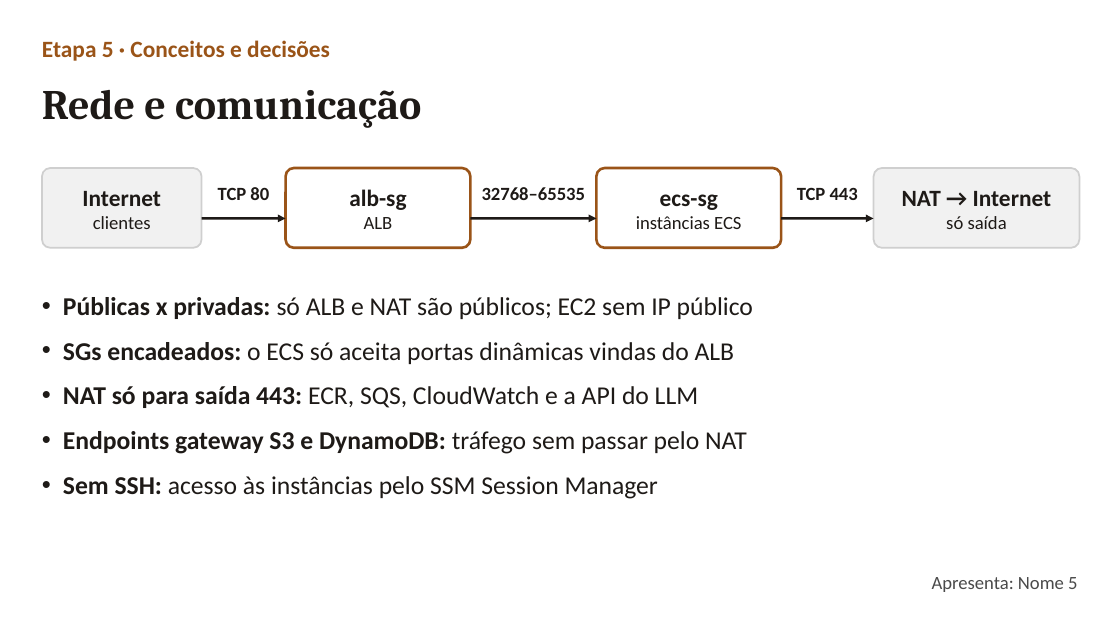
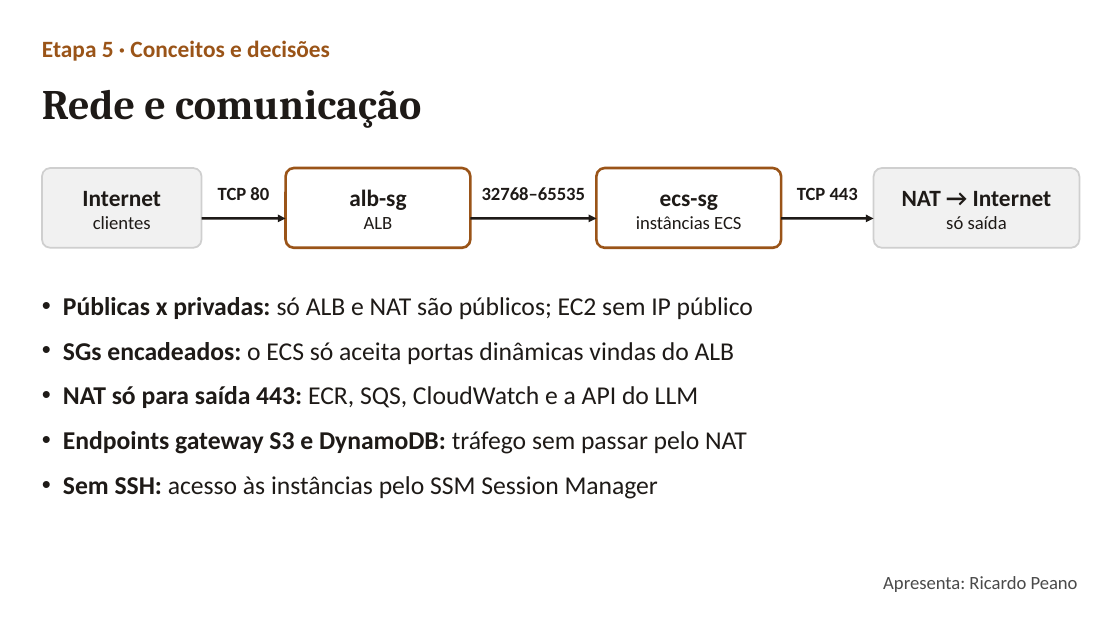
Before and after one commit to FelipeSuarez1/comercio-conversacional-aws, a slide deck: slide 10 of apresentacao/apresentacao-video.pptx. Drawn at 1120x630 pixels with LibreOffice and Linux fonts; fonts in the diff are those of the drawing. Boxes give left, top, right and bottom in pixels: in the first picture for what was removed or moved away, otherwise in the second. Text is boxed around its words. In the diff, an @@ line names an element or a change of style, - is before the commit and + after.

```diff
--- a/apresentacao/apresentacao-video.pptx
+++ b/apresentacao/apresentacao-video.pptx
@@ text at bbox=[883, 576, 1078, 592]: text changed @@
-Apresenta: Nome 5
+Apresenta: Ricardo Peano
```
Also in this commit, not shown: 8 other slides changed, 1 other file.
